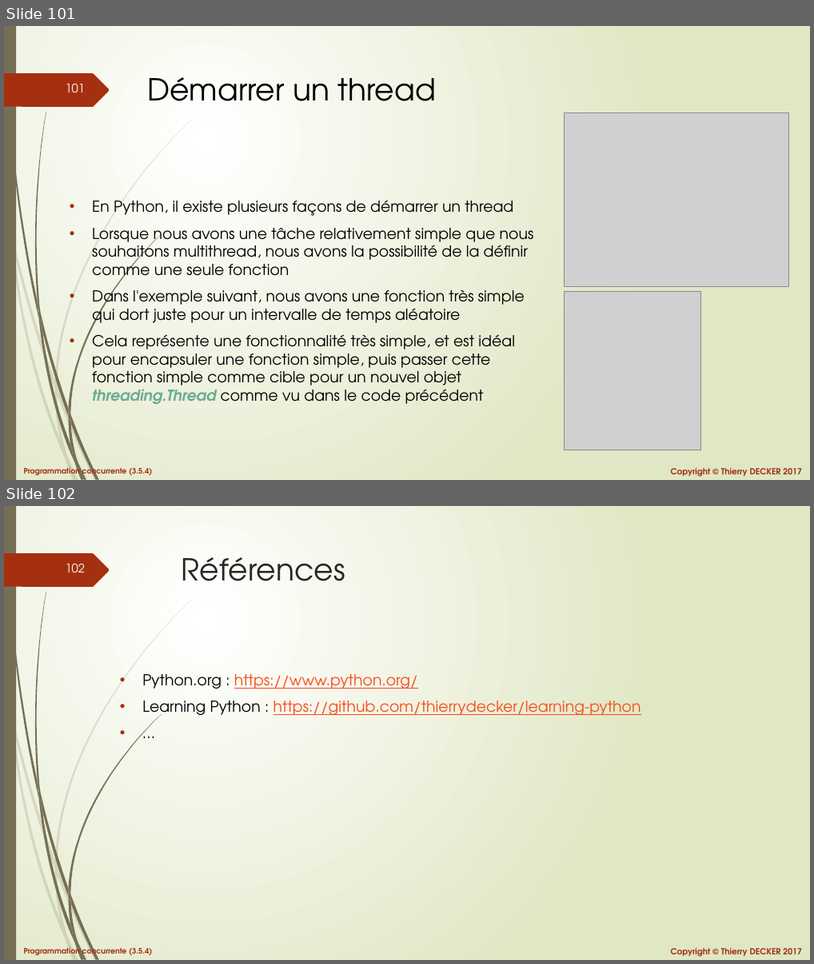
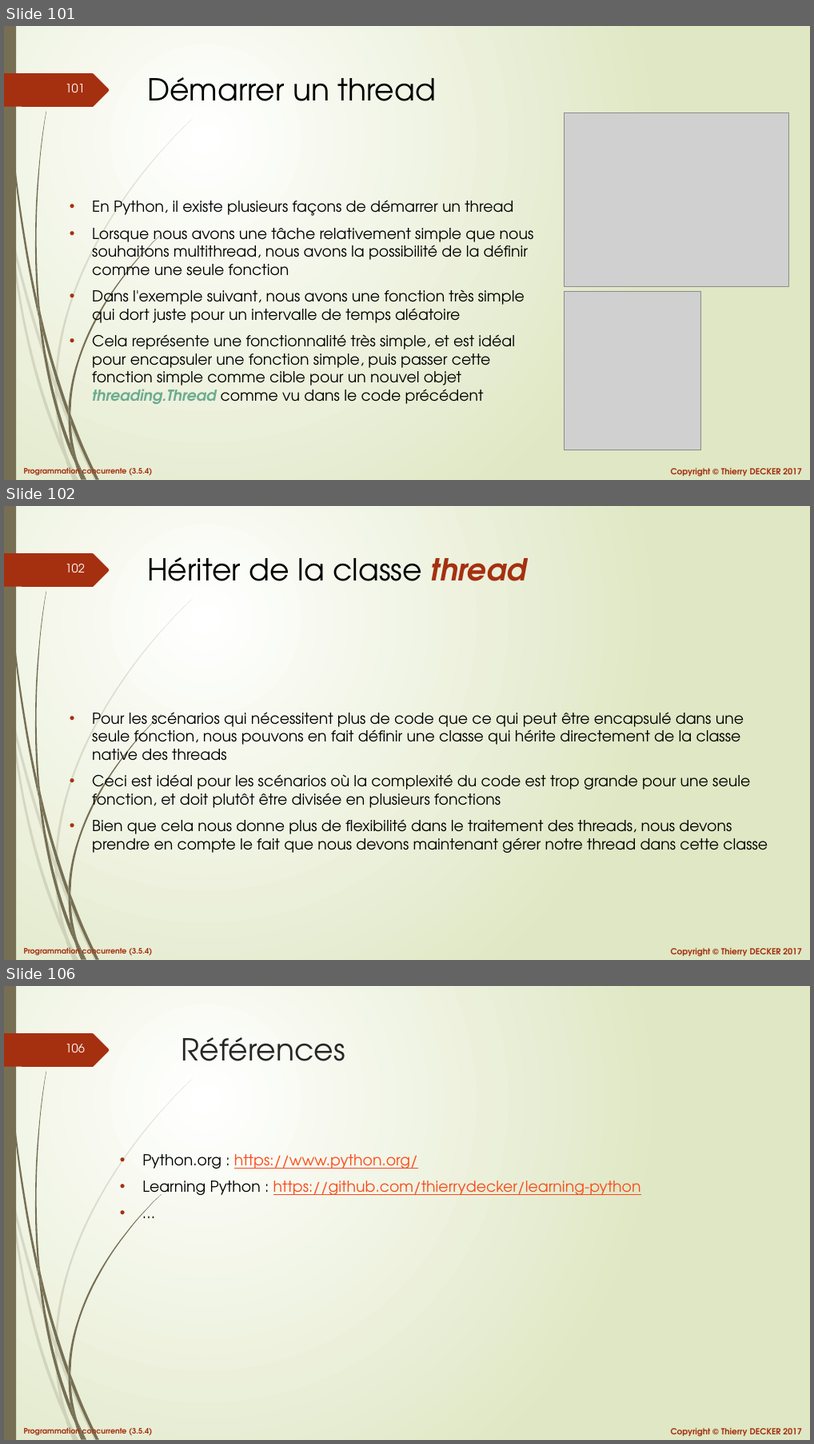
Before and after one commit to VikmanTheRacoon/learning-python, a slide deck: documentations/python-103.pptx. Shown one above the other, each under a label of ours: slides 101 and 102 before the commit, slides 101, 102 and 106 after it; the slides between them are not shown. The pictures are 814x964 and 814x1444 pixels, drawn with LibreOffice and Linux fonts; fonts in the diff are those of the drawing; grey boxes stand for pictures. Boxes give left, top, right and bottom in pixels: in the first picture for what was removed or moved away, otherwise in the second. Text is boxed around its words. In the diff, an @@ line names an element or a change of style, - is before the commit and + after.

```diff
--- a/documentations/python-103.pptx
+++ b/documentations/python-103.pptx
@@ slide 102 added at [4,506,810,960], background gradient #FFFFFF to #DFE8C4; not listed: 27 template elements that a slide beside it also shows @@
@@ title added at [147,557,526,581], 36 pt, text #000000 @@
+Hériter de la classe thread
@@ text added at [92,712,768,852], 18 pt, text #000000 @@
+• Pour les scénarios qui nécessitent plus de code que ce qui peut être encapsulé dans une seule fonction, nous pouvons en fait définir une classe qui hérite directement de la classe native des threads
+• Ceci est idéal pour les scénarios où la complexité du code est trop grande pour une seule fonction, et doit plutôt être divisée en plusieurs fonctions
+• Bien que cela nous donne plus de flexibilité dans le traitement des threads, nous devons prendre en compte le fait que nous devons maintenant gérer notre thread dans cette classe
@@ what was slide 102 is now slide 106 @@
@@ page number at [66,1044,85,1052]: text changed @@
-102
+106
```
Also in this commit, not shown: 3 other slides added, 1 other file.
